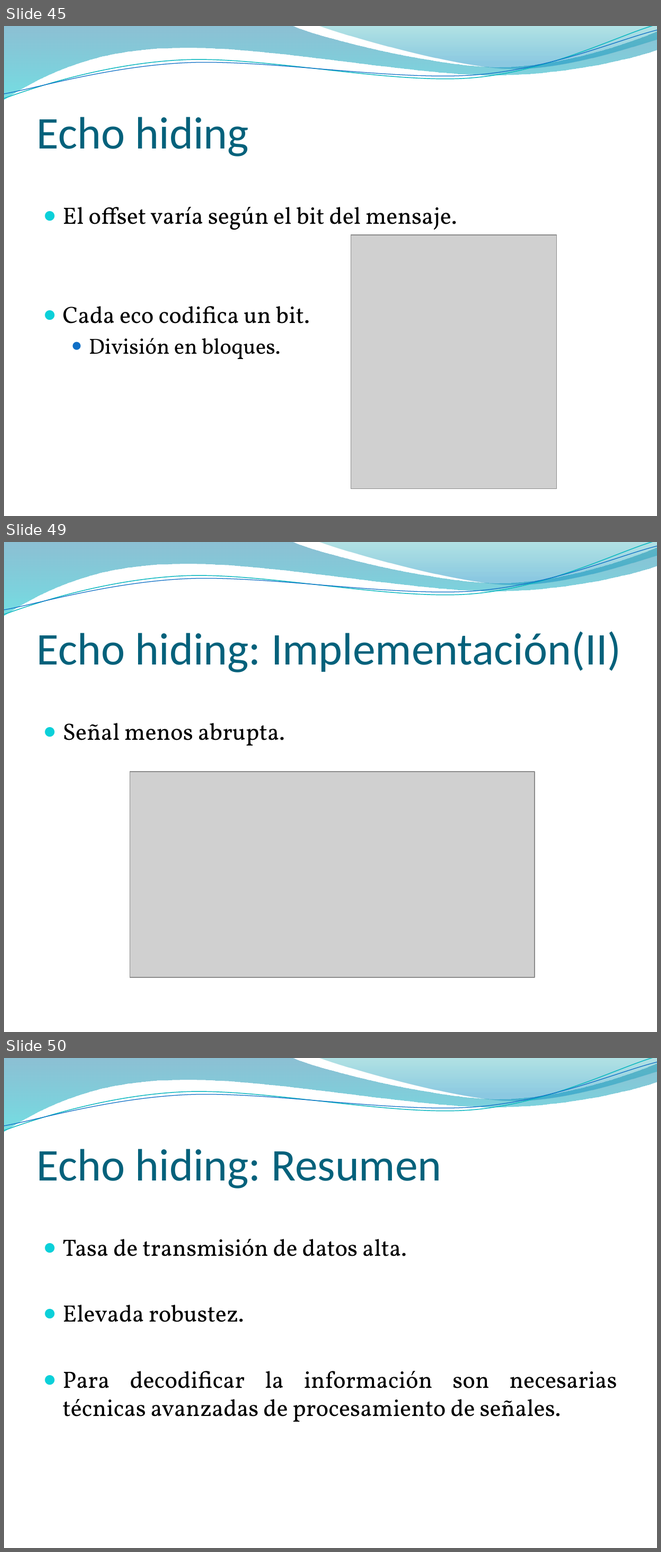
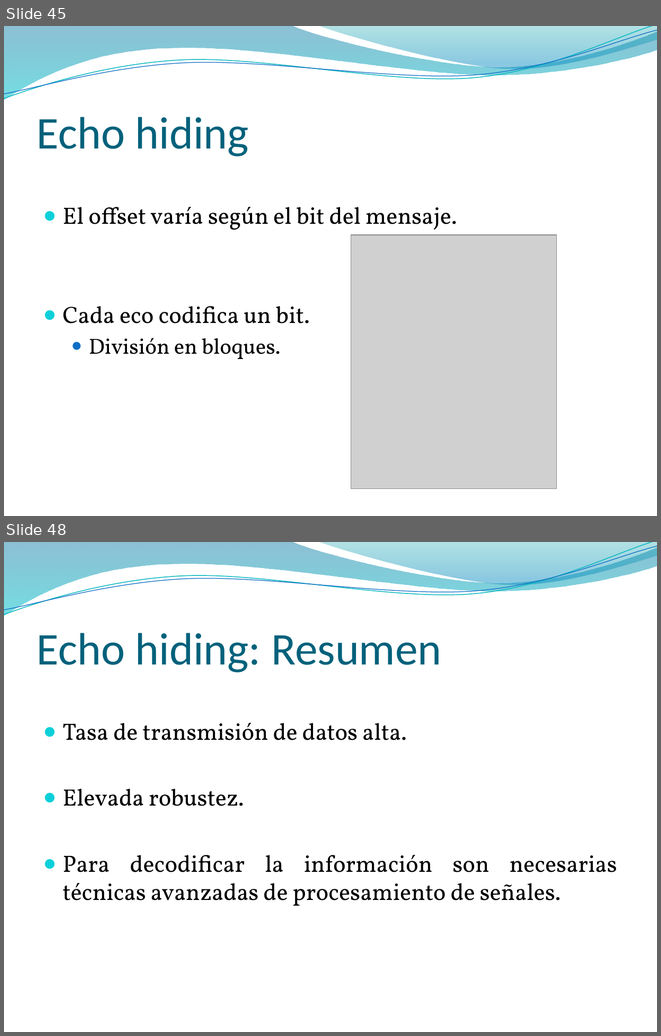
Before and after one commit to pasruiben/esteganografia-criptografia, a slide deck: doc/Ocultar datos en archivos de sonido.pptx. Shown one above the other, each under a label of ours: slides 45, 49 and 50 before the commit, slides 45 and 48 after it; the slides between them are not shown. The pictures are 661x1552 and 661x1036 pixels, drawn with LibreOffice and Linux fonts; fonts in the diff are those of the drawing; grey boxes stand for pictures; background and template pictures are left out. Boxes give left, top, right and bottom in pixels: in the first picture for what was removed or moved away, otherwise in the second. Text is boxed around its words. In the diff, an @@ line names an element or a change of style, - is before the commit and + after.

```diff
--- a/doc/Ocultar datos en archivos de sonido.pptx
+++ b/doc/Ocultar datos en archivos de sonido.pptx
@@ slide 49 removed at (4,542,657,1032), background picture (left out); not listed: 4 template elements that a slide beside it also shows @@
@@ title removed at (37,631,621,672) @@
-Echo hiding: Implementación(II)
@@ text removed at (63,723,285,746) @@
-● Señal menos abrupta.
@@ picture removed at (130,771,535,977) @@
@@ what was slide 50 is now slide 48 @@
```
Also in this commit, not shown: 2 slides changed, 2 slides added, 3 other slides removed.
